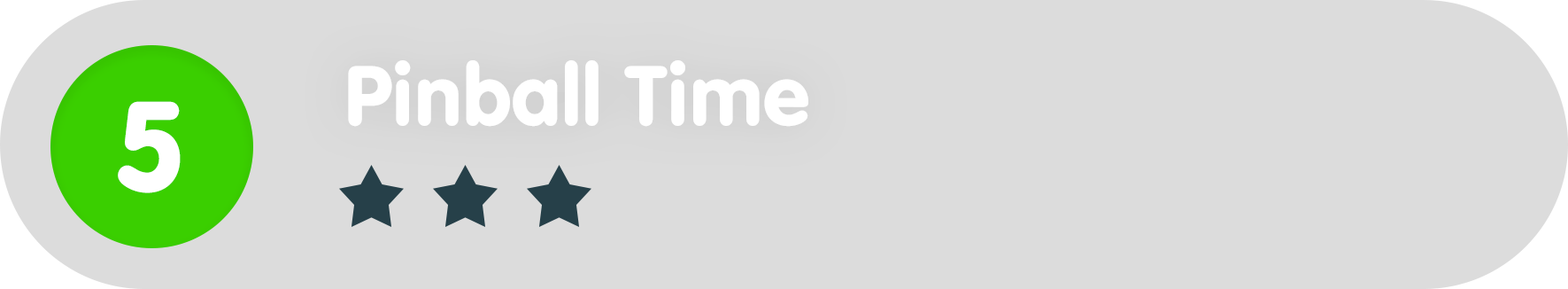
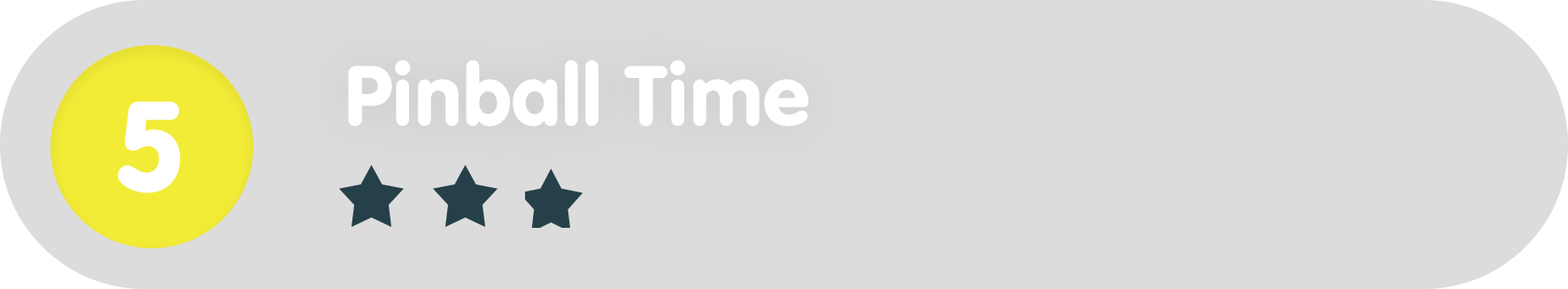
Comparing the layer stacks of the two 1568px x 289px images. Changes:
painted on "Ellipse_green" over 50, 45, 254, 248
